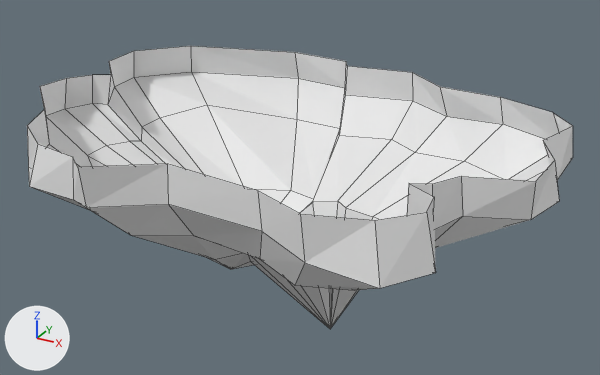
Two versions of the Blender file Game/Assets/Interoid/IslandPrefabs/island.blend, one commit apart.
Before and after are seen from a camera (50 mm lens) standing at (1.632, -2.74, 1.078) and looking at (0.044, 0.148, -0.366). Every picture has the same lights, and +X, +Y and +Z are marked at lower left. Mesh edges are drawn as thin lines.
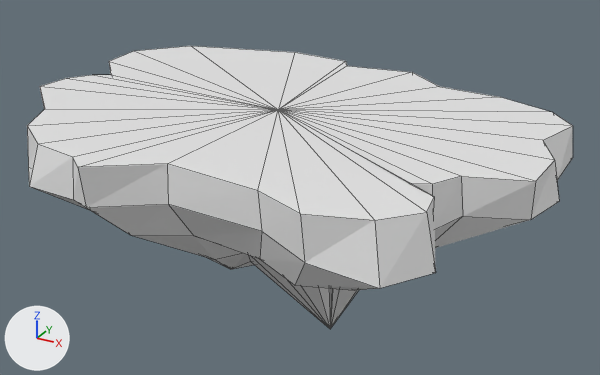
Diff of the bpy script that builds the scene:
```diff
--- a/Game/Assets/Interoid/IslandPrefabs/island.blend.py
+++ b/Game/Assets/Interoid/IslandPrefabs/island.blend.py
@@ me_plane @@
 # used by ob_plane; location = (0.0, 0.0, 0.002); scale = (0.91, 0.91, 0.91)
-me_plane.from_pydata(...)  # 133 vertices, 134 faces; spans x -1.26..1.26, y -0.89..1.04, z -1.08..0.01
+me_plane.from_pydata(...)  # 134 vertices, 166 faces; spans x -1.26..1.26, y -0.89..1.04, z -1.08..0.01
+# me_plane part 1
+# 1 vertex is added at (0.0, 0.05, 0.01)
+# 32 new faces join them
```

Pixel boxes (x1, y1, x2, y2) of what changed, in the pictures (600 x 375 px):
part 1 of me_plane, added
    after: (27, 46, 573, 220)
